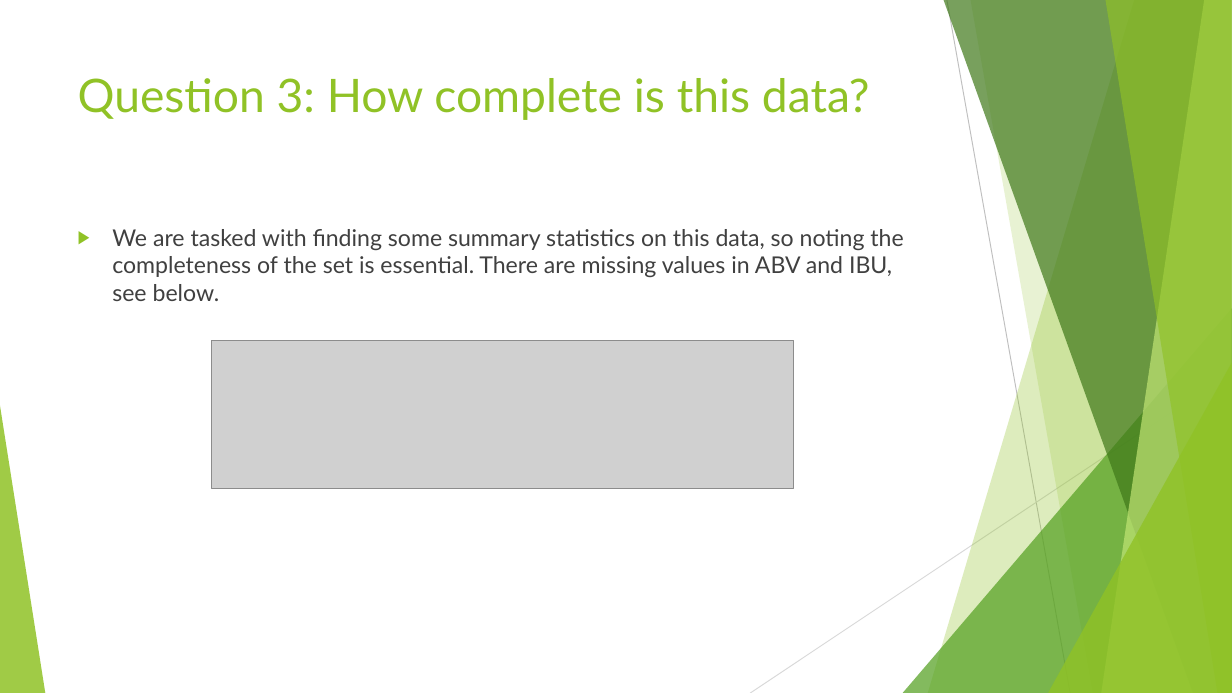
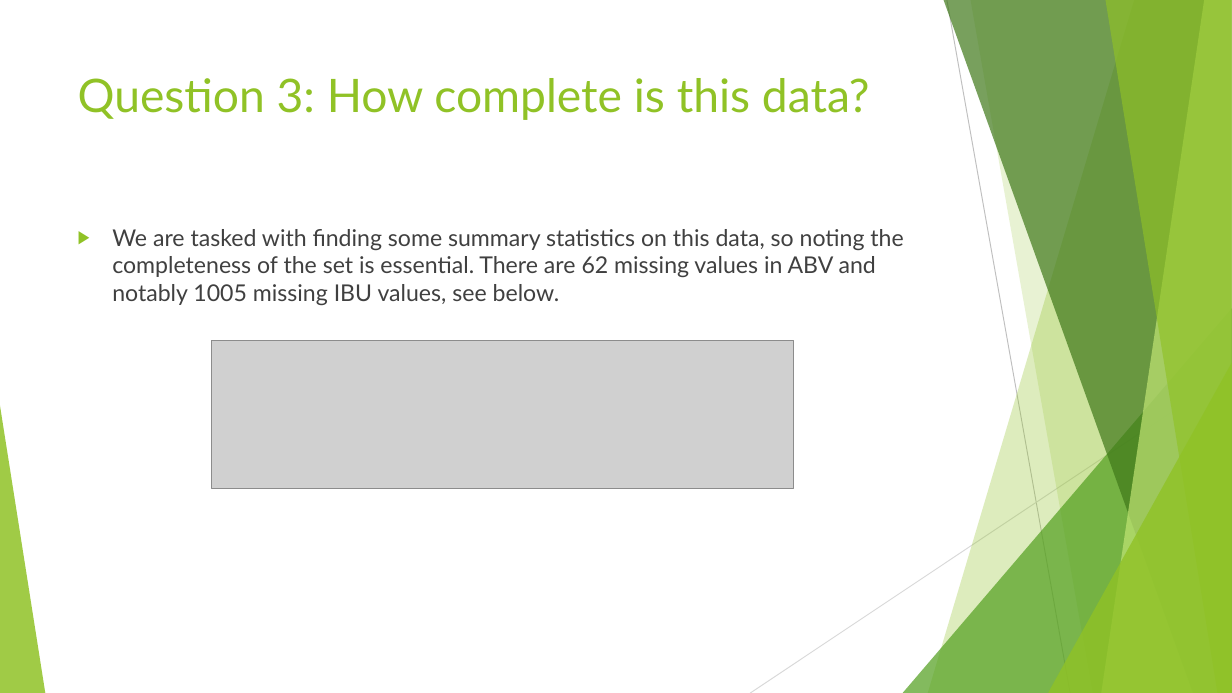
Before and after one commit to vazquezs123/DATA_SCIENCE_CS01, a slide deck: slide 12 of Breweries and Beer Study.pptx. Drawn at 1232x693 pixels with LibreOffice and Linux fonts; fonts in the diff are those of the drawing; grey boxes stand for pictures. Boxes give left, top, right and bottom in pixels: in the first picture for what was removed or moved away, otherwise in the second. Text is boxed around its words. In the diff, an @@ line names an element or a change of style, - is before the commit and + after.

Commit message:
updated presentation

```diff
--- a/Breweries and Beer Study.pptx
+++ b/Breweries and Beer Study.pptx
@@ text at (112, 229, 903, 305): text changed @@
-▶ We are tasked with finding some summary statistics on this data, so noting the completeness of the set is essential. There are missing values in ABV and IBU, see below.
+▶ We are tasked with finding some summary statistics on this data, so noting the completeness of the set is essential. There are 62 missing values in ABV and notably 1005 missing IBU values, see below.
```
Also in this commit, not shown: 9 other slides changed, 4 other files.
